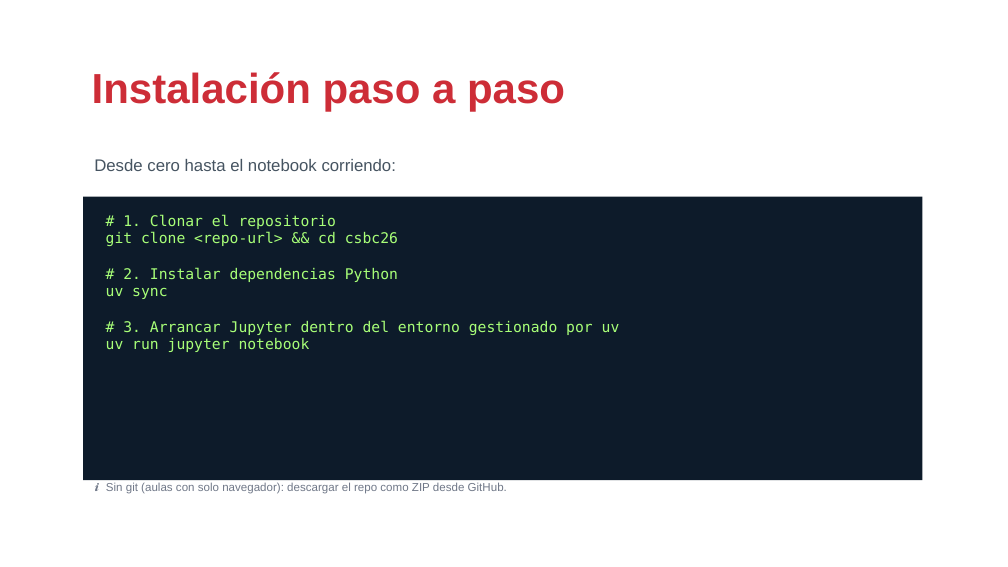
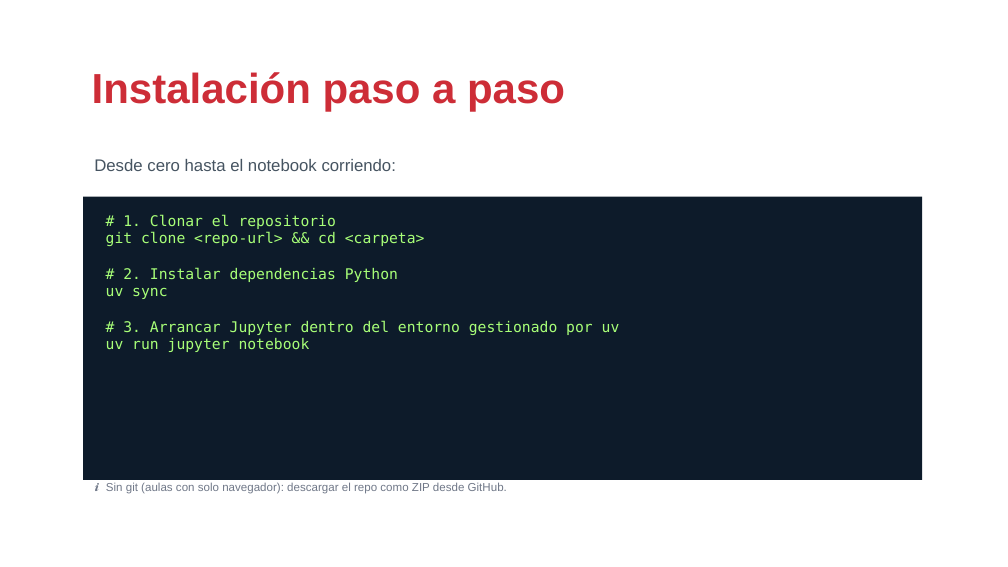
Before and after one commit to drj3ky11/FearOfTheDark, a slide deck: slide 5 of bloque3_setup/csbc26_b3_setup.pptx (slide 4 before the commit). Drawn at 1008x567 pixels with LibreOffice and Linux fonts; fonts in the diff are those of the drawing; background and template pictures are left out. Boxes give left, top, right and bottom in pixels: in the first picture for what was removed or moved away, otherwise in the second. Text is boxed around its words. In the diff, an @@ line names an element or a change of style, - is before the commit and + after.

```diff
--- a/bloque3_setup/csbc26_b3_setup.pptx
+++ b/bloque3_setup/csbc26_b3_setup.pptx
@@ text at (106,214,620,352): text changed @@
-# 1. Clonar el repositorio
-git clone <repo-url> && cd csbc26
-# 2. Instalar dependencias Python
-uv sync
-# 3. Arrancar Jupyter dentro del entorno gestionado por uv
-uv run jupyter notebook
+# 1. Clonar el repositorio
+git clone <repo-url> && cd <carpeta>
+# 2. Instalar dependencias Python
+uv sync
+# 3. Arrancar Jupyter dentro del entorno gestionado por uv
+uv run jupyter notebook
```
Also in this commit, not shown: 8 other slides changed, 12 slides added, 2 slides removed, 5 other files.
